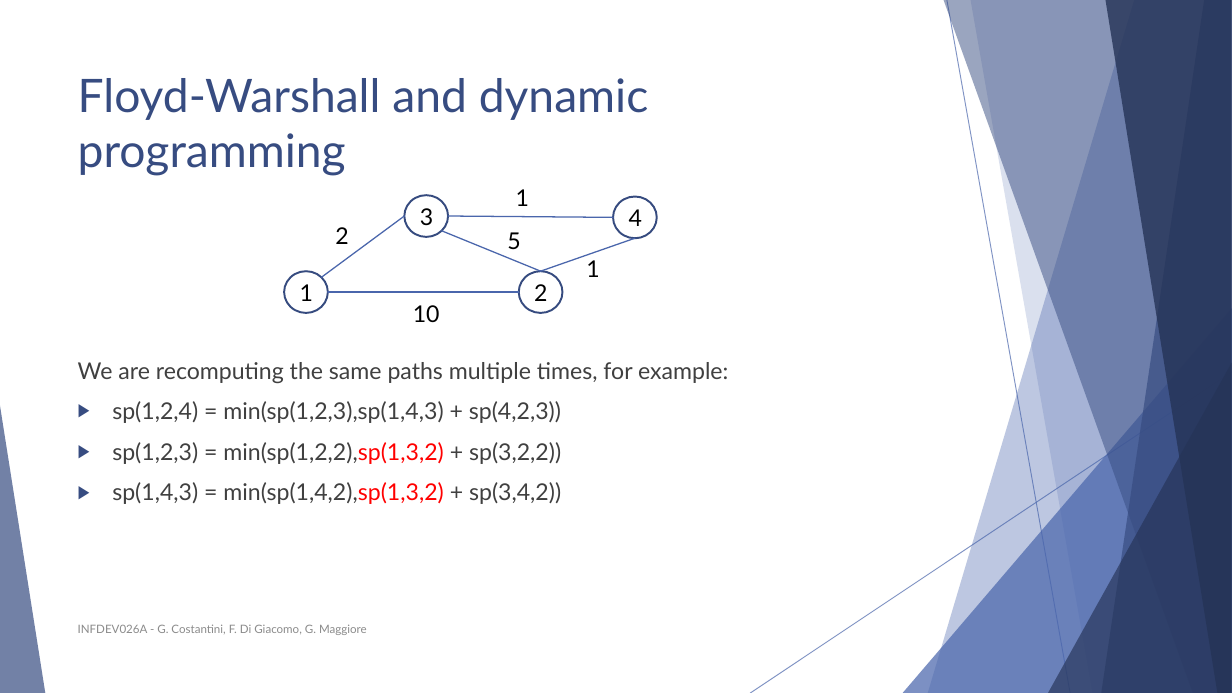
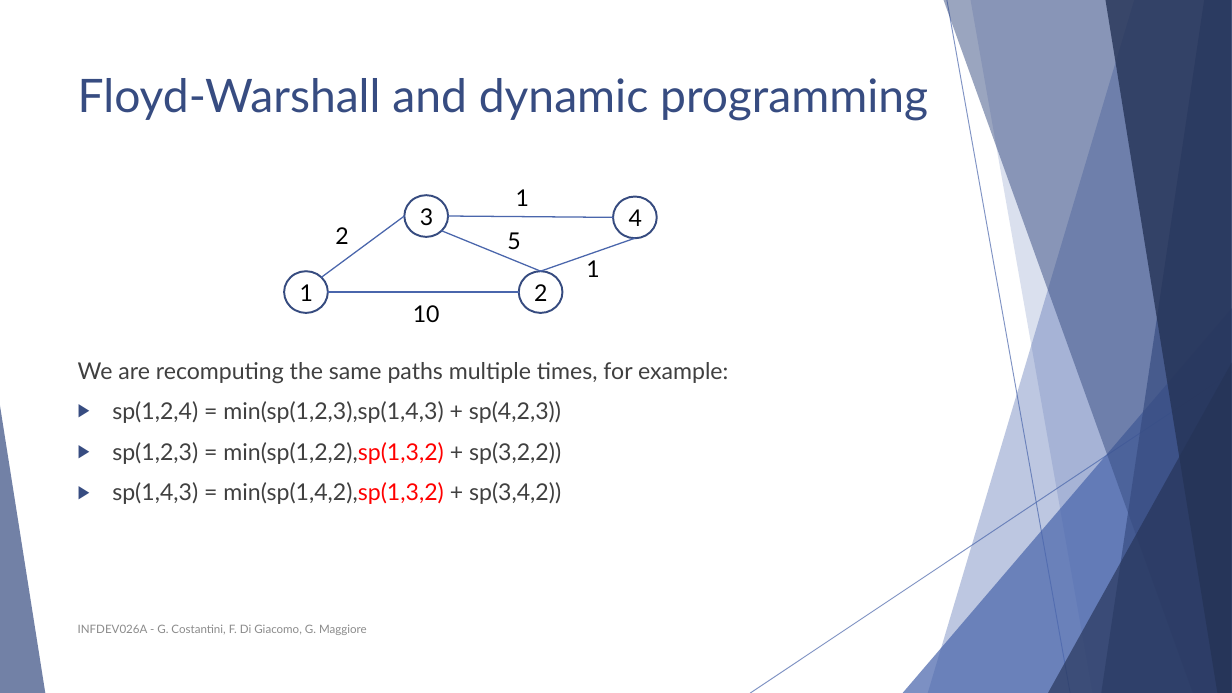
Before and after one commit to polyanos/INFDEV01-6A, a slide deck: slide 22 of Slides/Week 6 - Dynamic Programming, Floyd Warshall.pptx. Drawn at 1232x693 pixels with LibreOffice and Linux fonts; fonts in the diff are those of the drawing. Boxes give left, top, right and bottom in pixels: in the first picture for what was removed or moved away, otherwise in the second. Text is boxed around its words. In the diff, an @@ line names an element or a change of style, - is before the commit and + after.

```diff
--- a/Slides/Week 6 - Dynamic Programming, Floyd Warshall.pptx
+++ b/Slides/Week 6 - Dynamic Programming, Floyd Warshall.pptx
@@ title "Floyd-Warshall and dynamic programming" rewrapped from box(78, 78, 649, 176) to box(78, 78, 928, 121) @@
```
Also in this commit, not shown: 3 other slides changed.
